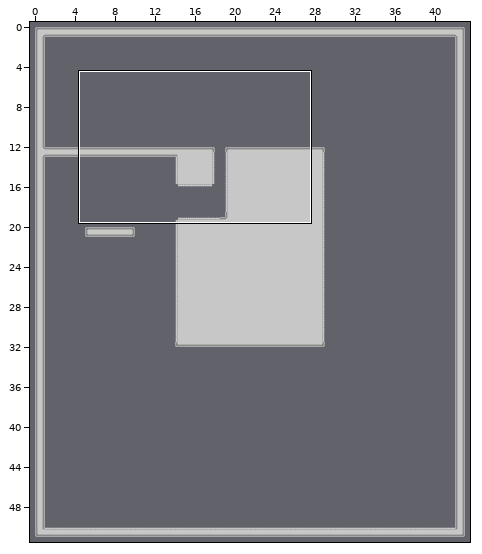
An edit to a level. Tiled map, Assets/Levels/level_008.tmx. The first picture is a wide view before the edit; the outline marks the close-up.
Close-up. The starting point:
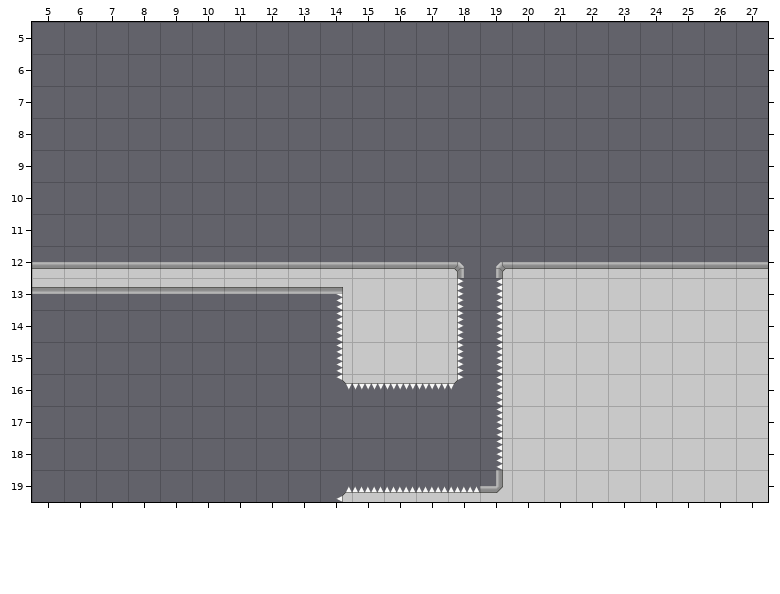
Cells are 96x96 px. Shown: x 5..27, y 5..19.
The same view after the edit:
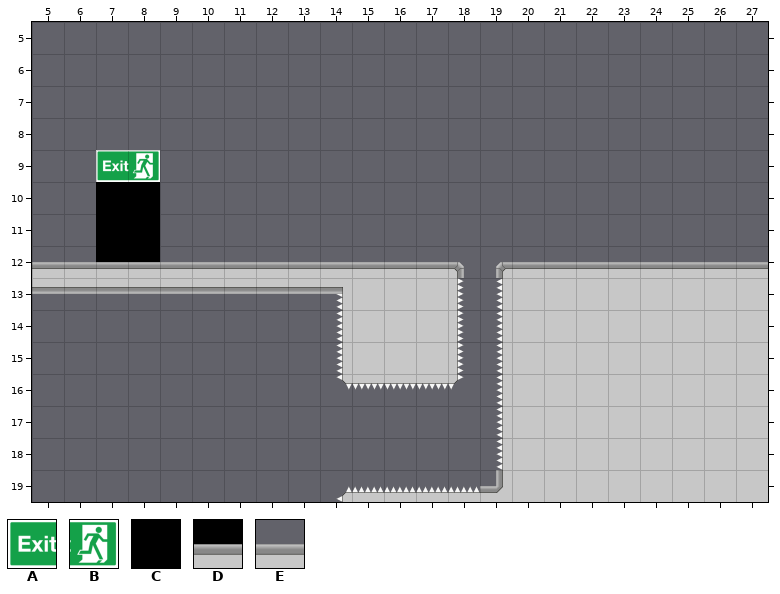
Key: from "spacestation_background": A 0, B 1, C 2, D 6; from "spacestation_wall": E 1.
_ is an empty cell.
The edit:
Layer "Tile Layer 1":
The author put tile A in row 9 at x 7.
The author put tile B in row 9 at x 8.
The author put tile C in rows 10 to 11 at x 7 to 8.
Tile E becomes tile D in row 12 at x 7 to 8.
Where, in picture pixels (left, top, right, bottom), the same in both close-ups:
changed: (96, 150, 160, 263)
